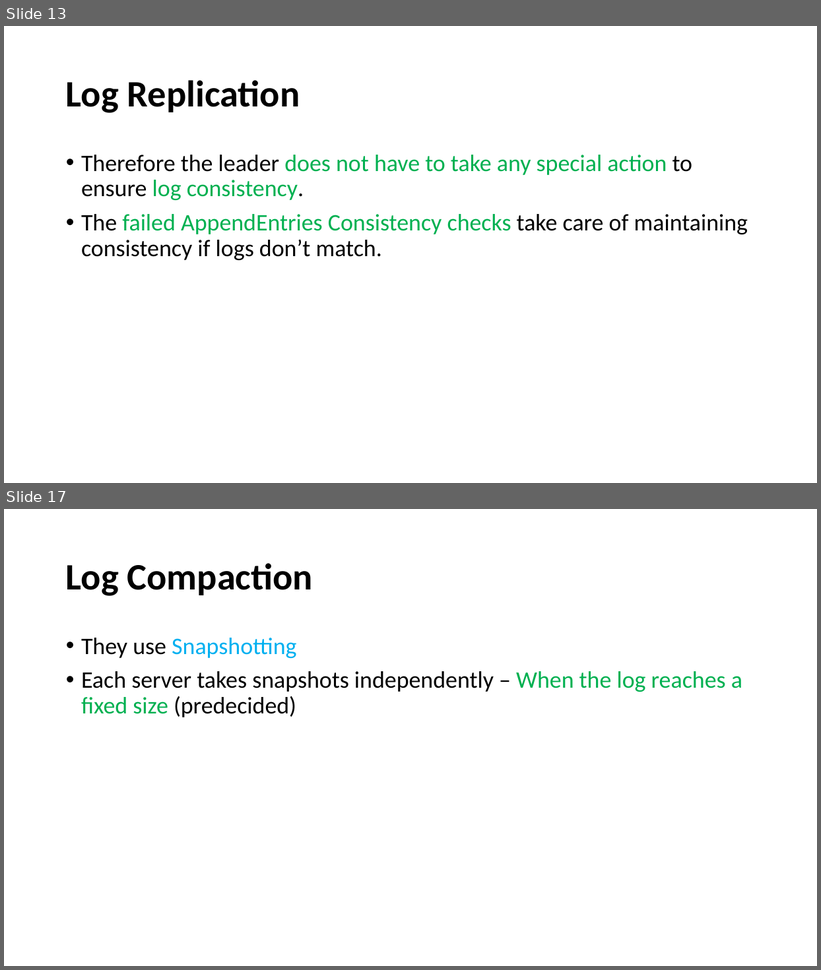
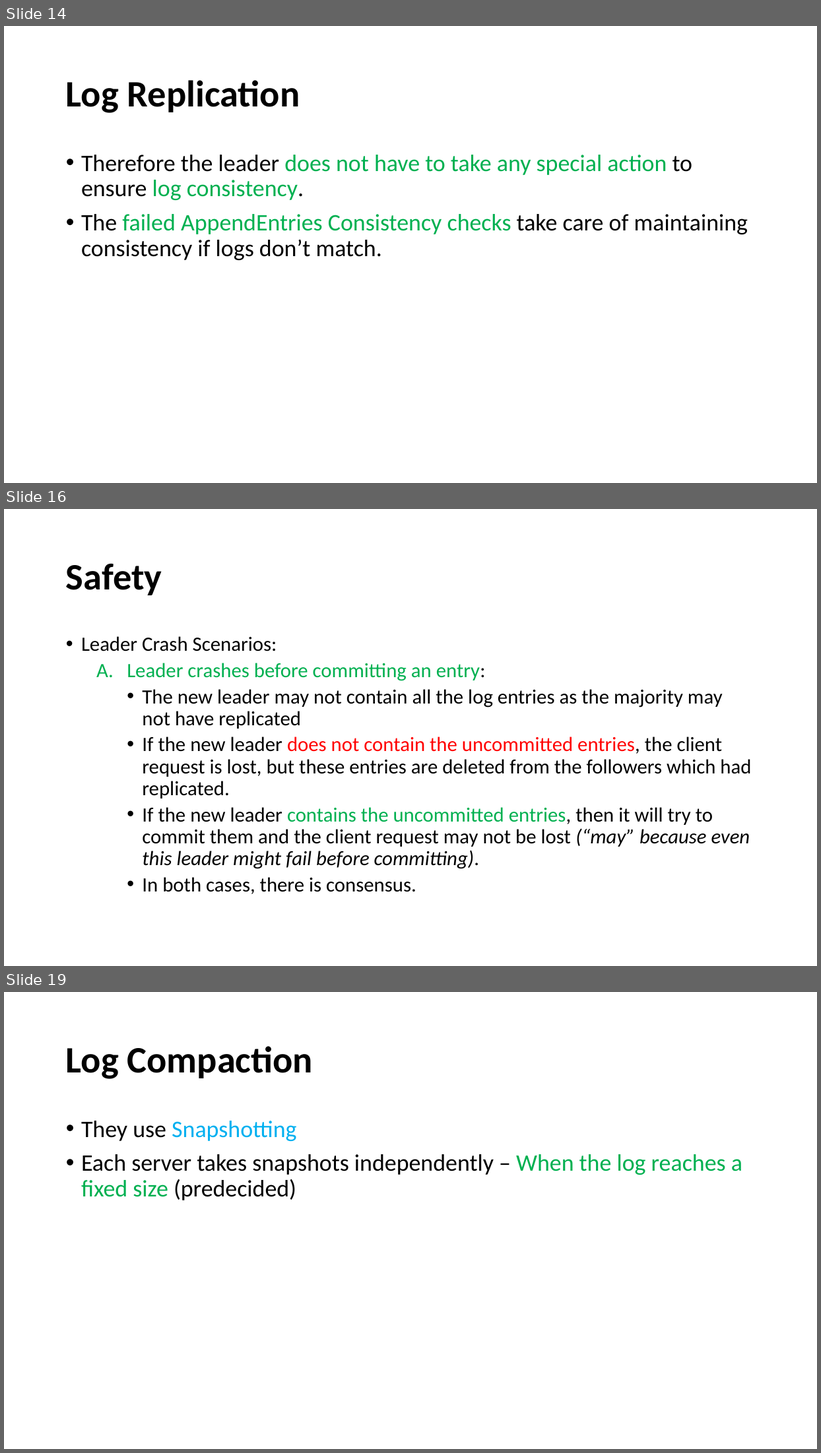
Before and after one commit to paulsaswata/public, a slide deck: The Raft Consensus Algorithm.pptx. Shown one above the other, each under a label of ours: slides 13 and 17 before the commit, slides 14, 16 and 19 after it; the slides between them are not shown. The pictures are 821x970 and 821x1453 pixels, drawn with LibreOffice and Linux fonts; fonts in the diff are those of the drawing. Boxes give left, top, right and bottom in pixels: in the first picture for what was removed or moved away, otherwise in the second. Text is boxed around its words. In the diff, an @@ line names an element or a change of style, - is before the commit and + after.

```diff
--- a/The Raft Consensus Algorithm.pptx
+++ b/The Raft Consensus Algorithm.pptx
@@ slide 16 added at (x1=4, y1=509, x2=817, y2=966), background #FFFFFF @@
@@ title added at (x1=66, y1=563, x2=162, y2=595), 44 pt, text #000000, bold @@
+Safety
@@ text added at (x1=81, y1=636, x2=751, y2=894), 24 pt, text #000000 @@
+• Leader Crash Scenarios:
+  A. Leader crashes before committing an entry:
+    • The new leader may not contain all the log entries as the majority may not have replicated
+    • If the new leader does not contain the uncommitted entries, the client request is lost, but these entries are deleted from the followers which had replicated.
+    • If the new leader contains the uncommitted entries, then it will try to commit them and the client request may not be lost (“may” because even this leader might fail before committing).
+    • In both cases, there is consensus.
@@ what was slide 13 is now slide 14 @@
@@ what was slide 17 is now slide 19 @@
```
Also in this commit, not shown: 9 slides changed, 3 other slides added.
